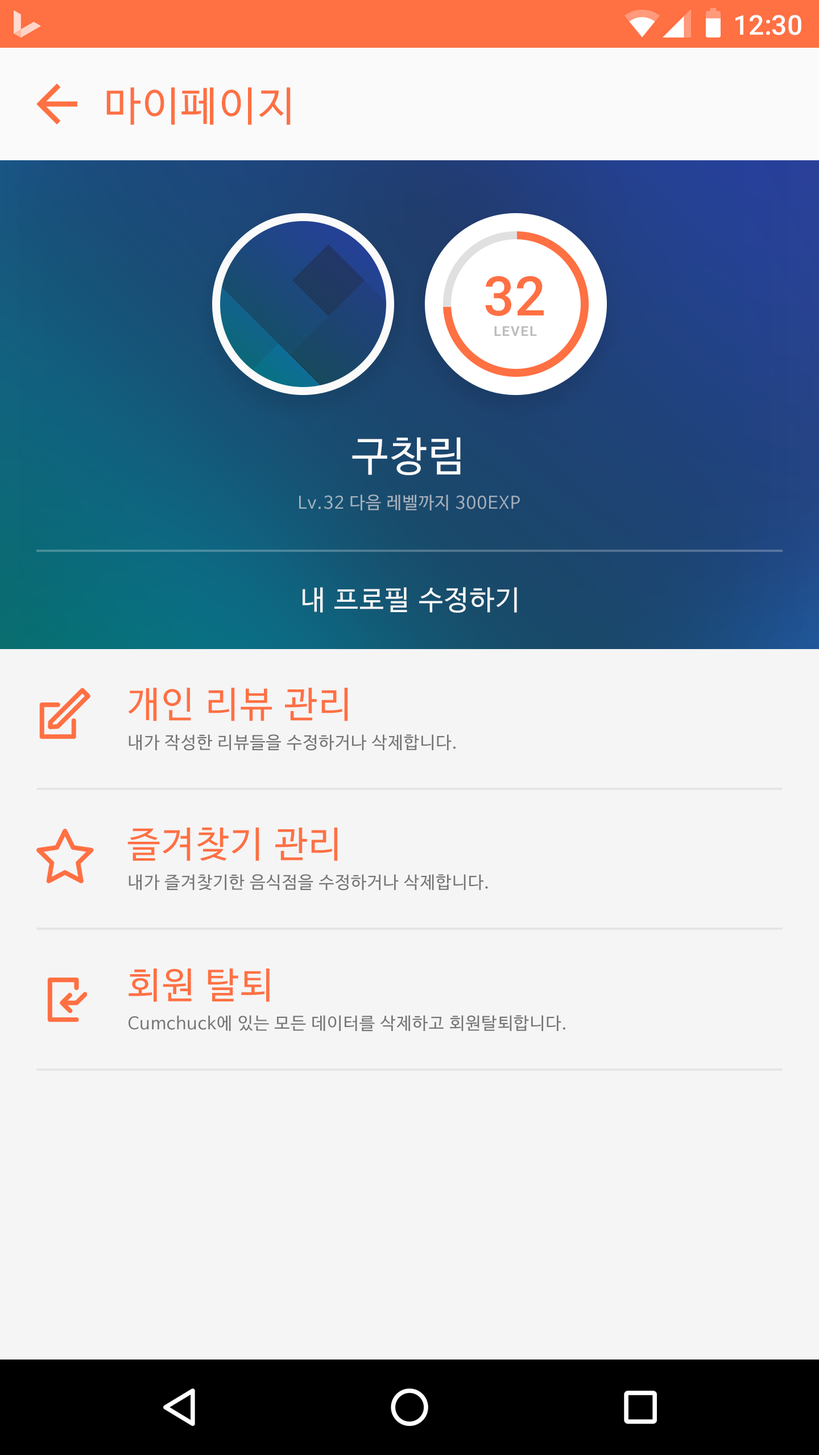
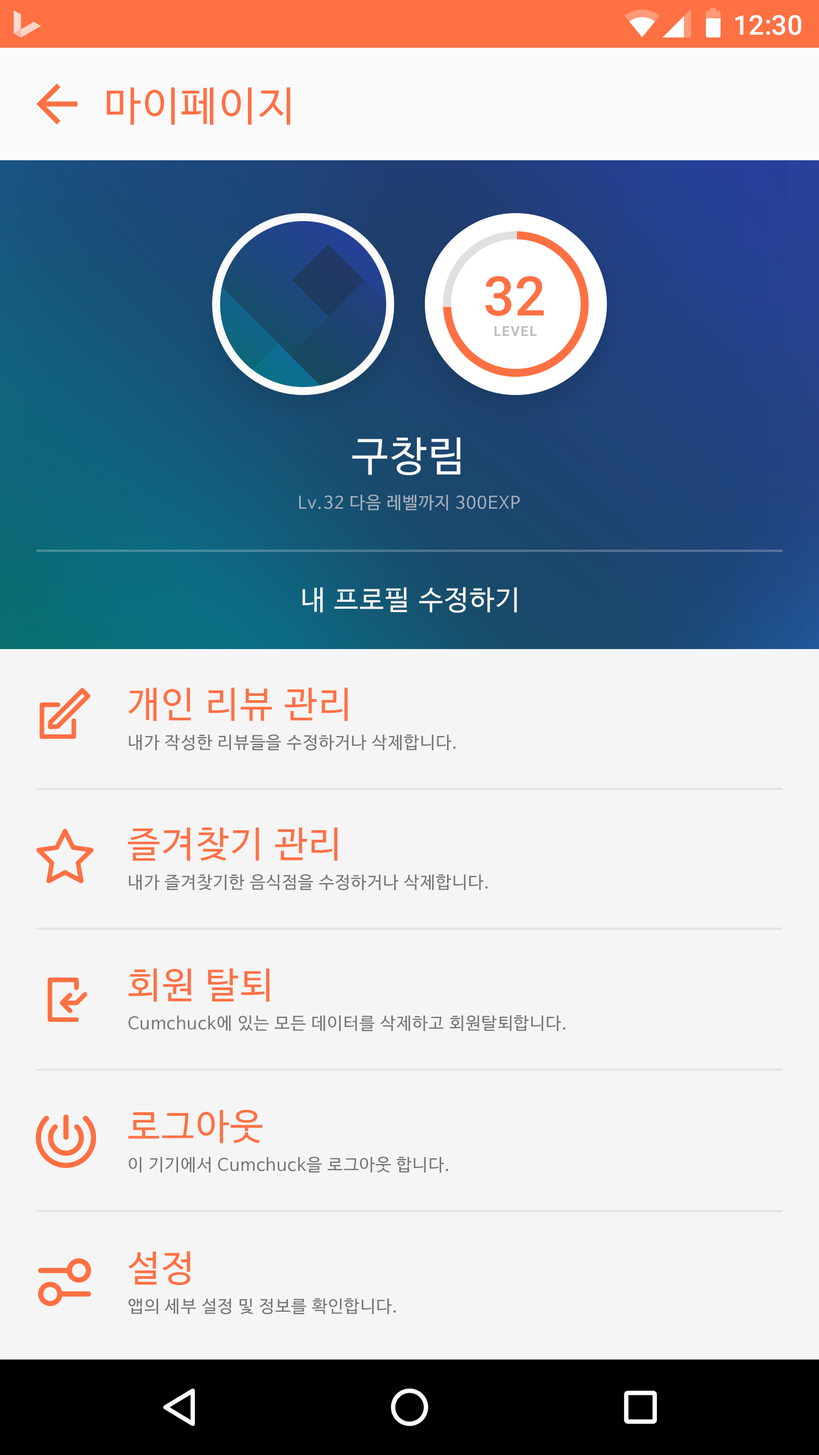
The second (819, 1455) image is a revision of the first. Changes to its layers:
added group "Goodbye 복사 2" with 3 layers above "Goodbye 복사" over [38, 1251, 396, 1315]
added layer "레이어 2" in group "Goodbye 복사 2" over [38, 1258, 91, 1307]
added layer "앱의 세부 설정 및 정보를 확인합니다." in group "Goodbye 복사 2" over [128, 1298, 396, 1315]
added layer "설정" in group "Goodbye 복사 2" over [127, 1251, 191, 1286]
added group "Goodbye 복사" with 4 layers above "Goodbye" over [35, 1109, 783, 1213]
added layer "레이어 1" in group "Goodbye 복사" over [35, 1114, 97, 1169]
added layer "이 기기에서 Cumchuck을 로그아웃 합니다." in group "Goodbye 복사" over [128, 1156, 448, 1173]
added layer "로그아웃" in group "Goodbye 복사" over [127, 1109, 263, 1144]
added layer "Divider" (3rd of 6, in "Goodbye 복사") (18%) in group "Goodbye 복사" over [36, 1210, 783, 1213]
